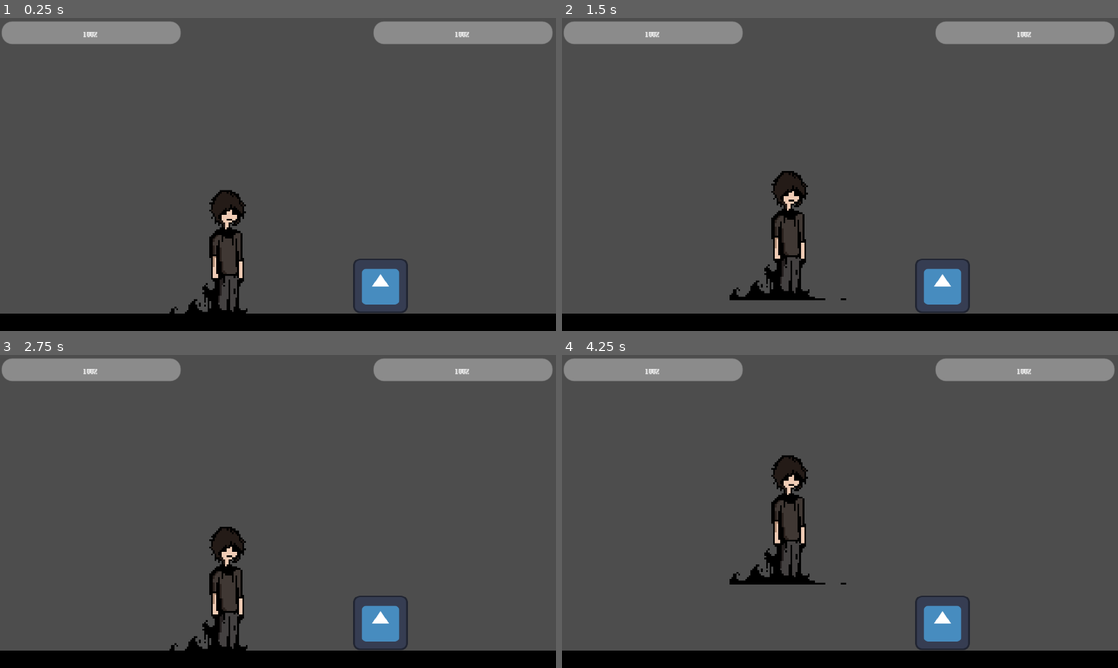
Above: before the commit, frames 1-4 (two rows, left to right).
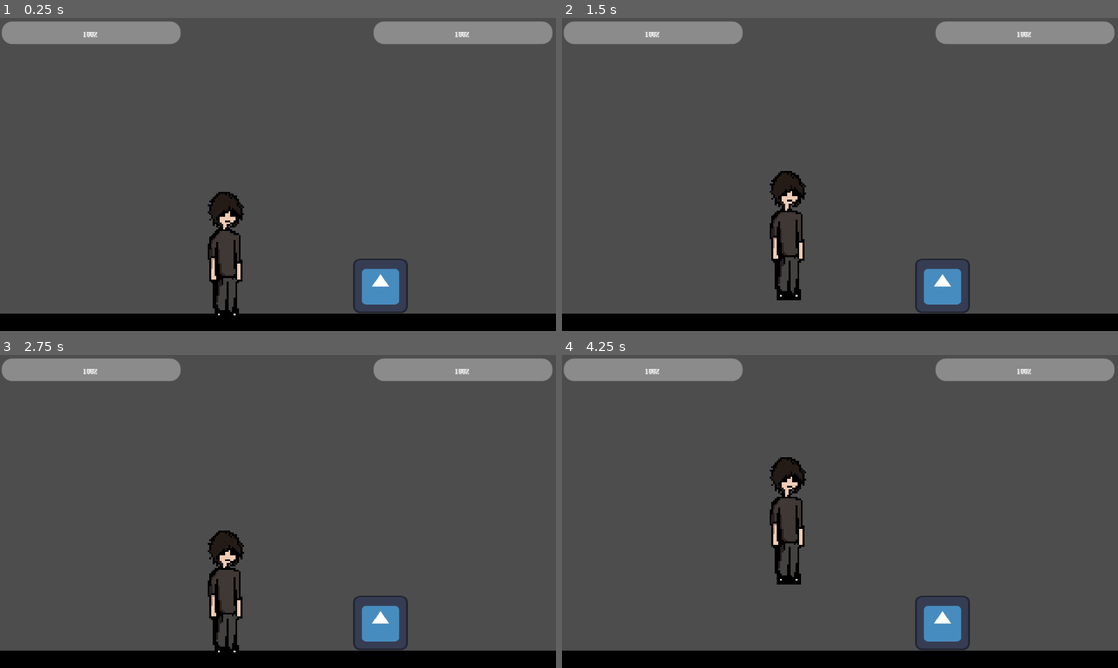
Above: after the commit, the same moments.

Repository: rcs227/Birkel-Brawlers
Game: Godot game, scene res://scenes/char_test.tscn
Same seed, same stepped clock (60 frames per second), same inputs: the game is played once before the commit and once after it. The engine's default icon, where the game draws it, is replaced by a stand-in: a white triangle on a blue panel in a dark square.
Inputs:
- Up to frame 1 (0.25 s): no input
- Up to frame 2 (1.5 s): hold E (light_attack) 0.53-1.28 s; hold D (right) from 0.53 s (still down); tap Space (jump) at 0.77 s; tap M (M) at 1.35 s
- Up to frame 3 (2.75 s): tap Space (jump) at 1.52 s; tap E (light_attack) at 1.55 s; release D (right) at 2.03 s; hold A (left) from 2.03 s (still down); hold E (light_attack) from 2.03 s (still down); tap Ctrl (crouch) at 2.1 s
- Up to frame 4 (4.25 s): release A (left) at 2.78 s; release E (light_attack) at 2.78 s; hold D (right) from 2.78 s (still down); tap E (light_attack) at 2.85 s; tap Space (jump) at 3.02, 3.77 s; hold E (light_attack) from 3.53 s (still down)

The runs differ from the first frame. In frame 1, 1.2% of the frame differs, in the area x 30-45%, y 54-96%; in frame 2, 1.3%; in frame 3, 1.2%; in frame 4, 1.4%, in the area x 30-52%, y 32-74%.

Commit message:
goodnight

Diff:
--- a/scenes/jp.tscn
+++ b/scenes/jp.tscn
@@ -4,6 +4,8 @@
 [ext_resource type="Texture2D" uid="uid://45l7sbbr4pnk" path="res://sprites/jp_crouch.png" id="2_4k224"]
 [ext_resource type="Texture2D" uid="uid://p2pm8oyt21lo" path="res://sprites/jp_shadow.png" id="3_4k224"]
 [ext_resource type="Texture2D" uid="uid://b7hi8yirtlfnh" path="res://sprites/jp_shadow_light_attack.png" id="3_yuwmx"]
+[ext_resource type="Texture2D" uid="uid://lsgld8yayhbj" path="res://sprites/jp_idle.png" id="4_jph63"]
+[ext_resource type="Texture2D" uid="uid://cmy6o2835akwx" path="res://sprites/jp_shadow_medium_attack.png" id="5_qfrnv"]
 
 [sub_resource type="AtlasTexture" id="AtlasTexture_4k224"]
 atlas = ExtResource("3_4k224")
@@ -21,6 +23,26 @@
 atlas = ExtResource("2_4k224")
 region = Rect2(134, 0, 67, 72)
 
+[sub_resource type="AtlasTexture" id="AtlasTexture_sfd5a"]
+atlas = ExtResource("4_jph63")
+region = Rect2(0, 0, 29, 74)
+
+[sub_resource type="AtlasTexture" id="AtlasTexture_j174a"]
+atlas = ExtResource("4_jph63")
+region = Rect2(29, 0, 29, 74)
+
+[sub_resource type="AtlasTexture" id="AtlasTexture_u10nd"]
+atlas = ExtResource("4_jph63")
+region = Rect2(58, 0, 29, 74)
+
+[sub_resource type="AtlasTexture" id="AtlasTexture_nr3pk"]
+atlas = ExtResource("4_jph63")
+region = Rect2(87, 0, 29, 74)
+
+[sub_resource type="AtlasTexture" id="AtlasTexture_2utmg"]
+atlas = ExtResource("4_jph63")
+region = Rect2(116, 0, 29, 74)
+
 [sub_resource type="AtlasTexture" id="AtlasTexture_0v5ke"]
 atlas = ExtResource("3_yuwmx")
 region = Rect2(0, 0, 80, 84)
@@ -40,6 +62,34 @@
 [sub_resource type="AtlasTexture" id="AtlasTexture_vwyf3"]
 atlas = ExtResource("3_yuwmx")
 region = Rect2(320, 0, 80, 84)
+
+[sub_resource type="AtlasTexture" id="AtlasTexture_vyd52"]
+atlas = ExtResource("5_qfrnv")
+region = Rect2(0, 0, 150, 150)
+
+[sub_resource type="AtlasTexture" id="AtlasTexture_f6w2d"]
+atlas = ExtResource("5_qfrnv")
+region = Rect2(150, 0, 150, 150)
+
+[sub_resource type="AtlasTexture" id="AtlasTexture_bimso"]
+atlas = ExtResource("5_qfrnv")
+region = Rect2(300, 0, 150, 150)
+
+[sub_resource type="AtlasTexture" id="AtlasTexture_4lqjt"]
+atlas = ExtResource("5_qfrnv")
+region = Rect2(450, 0, 150, 150)
+
+[sub_resource type="AtlasTexture" id="AtlasTexture_0euut"]
+atlas = ExtResource("5_qfrnv")
+region = Rect2(600, 0, 150, 150)
+
+[sub_resource type="AtlasTexture" id="AtlasTexture_gqum3"]
+atlas = ExtResource("5_qfrnv")
+region = Rect2(750, 0, 150, 150)
+
+[sub_resource type="AtlasTexture" id="AtlasTexture_plgq0"]
+atlas = ExtResource("5_qfrnv")
+region = Rect2(900, 0, 150, 150)
 
 [sub_resource type="SpriteFrames" id="SpriteFrames_0v5ke"]
 animations = [{
@@ -67,7 +117,19 @@
 }, {
 "frames": [{
 "duration": 1.0,
-"texture": SubResource("AtlasTexture_yuwmx")
+"texture": SubResource("AtlasTexture_sfd5a")
+}, {
+"duration": 1.0,
+"texture": SubResource("AtlasTexture_j174a")
+}, {
+"duration": 1.0,
+"texture": SubResource("AtlasTexture_u10nd")
+}, {
+"duration": 1.0,
+"texture": SubResource("AtlasTexture_nr3pk")
+}, {
+"duration": 1.0,
+"texture": SubResource("AtlasTexture_2utmg")
 }],
 "loop": true,
 "name": &"default",
@@ -91,6 +153,37 @@
 }],
 "loop": false,
 "name": &"light_attack",
+"speed": 6.0
+}, {
+"frames": [],
+"loop": true,
+"name": &"new_animation",
+"speed": 5.0
+}, {
+"frames": [{
+"duration": 1.0,
+"texture": SubResource("AtlasTexture_vyd52")
+}, {
+"duration": 1.0,
+"texture": SubResource("AtlasTexture_f6w2d")
+}, {
+"duration": 1.0,
+"texture": SubResource("AtlasTexture_bimso")
+}, {
+"duration": 1.0,
+"texture": SubResource("AtlasTexture_4lqjt")
+}, {
+"duration": 1.0,
+"texture": SubResource("AtlasTexture_0euut")
+}, {
+"duration": 1.0,
+"texture": SubResource("AtlasTexture_gqum3")
+}, {
+"duration": 1.0,
+"texture": SubResource("AtlasTexture_plgq0")
+}],
+"loop": false,
+"name": &"special_medium",
 "speed": 6.0
 }]
 
@@ -104,7 +197,6 @@
 position = Vector2(0, 1)
 scale = Vector2(1, 1.030303)
 sprite_frames = SubResource("SpriteFrames_0v5ke")
-animation = &"light_attack"
 
 [node name="CollisionShape2D" type="CollisionShape2D" parent="." unique_id=671035564]
 position = Vector2(0, -1)
--- a/scripts/jp.gd
+++ b/scripts/jp.gd
@@ -1,4 +1,6 @@
 extends Player
-
+func medium_attack():
+	if special_held:
+		safe_play("special_medium")
 func light_attack():
 	safe_play("light_attack")
Binary file added: sprites/jp_idle.ase
Binary file added: sprites/jp_idle.png
Not shown, added: sprites/jp_idle.png.import
